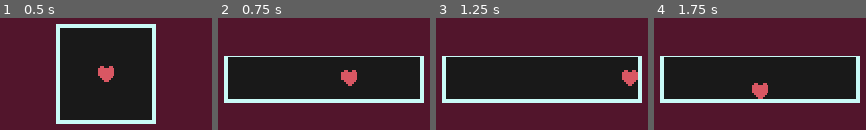
Above: before the commit, frames 1-4 (left to right).
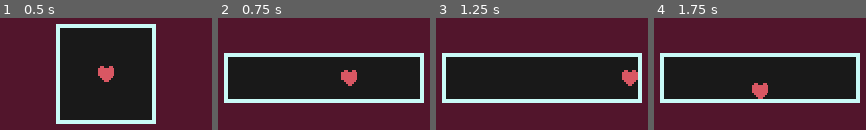
Above: after the commit, the same moments.

Repository: Kukalooka/Godotale
Game: Godot game, scene res://Scenes/fightSystem.tscn
Same seed, same stepped clock (60 frames per second), same inputs: the game is played once before the commit and once after it.
Inputs:
- Up to frame 1 (0.5 s): no input
- Up to frame 2 (0.75 s): tap Enter at 0.5 s; hold Right (ui_right) from 0.53 s (still down); hold K from 0.53 s (still down)
- Up to frame 3 (1.25 s): keep holding Right (ui_right); keep holding K
- Up to frame 4 (1.75 s): tap Space at 1.25 s; release Right (ui_right) at 1.28 s; release K at 1.28 s; hold Down (ui_down) from 1.28 s (still down); tap K at 1.35 s

Frame 1 is identical in both runs. In frame 2, 2.5% of the frame differs, in the area x 2-98%, y 31-34%; in frame 3, 2.5%; in frame 4, 2.5%.

Commit message:
Fixed a bug with drawing the background

Diff:
--- a/Scenes/fightSystem.tscn
+++ b/Scenes/fightSystem.tscn
@@ -38,7 +38,7 @@
 texture = ExtResource("3_1ck7a")
 
 [node name="Box" type="StaticBody2D" parent="." node_paths=PackedStringArray("player")]
-position = Vector2(320, 360)
+position = Vector2(320, 300)
 script = ExtResource("4_nnkry")
 defaultPosOffset = 65
 player = NodePath("../PlayerSoul")
--- a/Scripts/Flow/master.gd
+++ b/Scripts/Flow/master.gd
@@ -3,9 +3,9 @@
 @onready var box : BattleBox = $Box
 
 func _ready():
-	box.resize(100, 100)
+	box.resizeIgnoreUI(100, 100)
 	pass # Replace with function body.
 
 func _input(ev):
 	if Input.is_key_pressed(KEY_K):
-		box.resize(200, 50)
+		box.resizeIgnoreUI(200, 50)
--- a/Scripts/Functionality/boxFunc.gd
+++ b/Scripts/Functionality/boxFunc.gd
@@ -9,9 +9,10 @@
 @export var borderColor : Color
 @export var backgroundColor : Color
 
+@onready var viewportHeight = get_viewport().size.y
+@onready var viewportWidth = get_viewport().size.x
+
 func resize(x, y):
-	var viewportHeight = get_viewport().size.y
-
 	$Box_Top.shape.set_size(Vector2(x, borderWidth))
 	$Box_Bottom.shape.set_size(Vector2(x, borderWidth))
 	$Box_Left.shape.set_size(Vector2(borderWidth, y))
@@ -26,6 +27,13 @@
 			($Box_Top.shape.get_size().x / 2 ) + borderWidth / 2, $Box_Left.position.y)
 	$Box_Right.position = Vector2($Box_Top.position.x +
 			($Box_Top.shape.get_size().x / 2 ) - borderWidth / 2, $Box_Right.position.y)
+	queue_redraw()
+
+
+# This resize ignores UI when positioning
+
+func resizeIgnoreUI(x, y):
+	resize(x, y)
 
 	var sizePercent = float(y)/ float(viewportHeight)
 	var esc = pow((1 - sizePercent), 0.5)
@@ -36,14 +44,9 @@
 
 	self.position = Vector2(self.position.x, viewportHeight / 2 + defaultPosOffset * esc)
 	player.position = Vector2(self.position.x + (self.scale.x / 2), self.position.y + (self.scale.y / 2), )
-
 	queue_redraw()
 
 func _draw():
-	var viewportHeight = get_viewport().size.y
-	var viewportWidth = get_viewport().size.x
-
-
 	var offset_x = get_node("Box_Top").get_shape().get_rect().size.x / 2
 	var offset_y = get_node("Box_Left").get_shape().get_rect().size.y / 2
 
@@ -73,8 +76,8 @@
 			viewportWidth, viewportHeight), backgroundColor)
 
 	# Top and Bottom
-	draw_rect(Rect2(-(viewportWidth / 2), -(viewportHeight / 2) - defaultPosOffset,
-			viewportWidth, self.position.y - $Box_Left.shape.size.y / 2 + 7), backgroundColor)
+	draw_rect(Rect2(-(viewportWidth / 2), -($Box_Left.shape.size.y / 2),
+			viewportWidth, -viewportHeight), backgroundColor)
 	draw_rect(Rect2(-(viewportWidth / 2), $Box_Left.shape.size.y / 2,
 			viewportWidth, viewportHeight), backgroundColor)
 	pass
